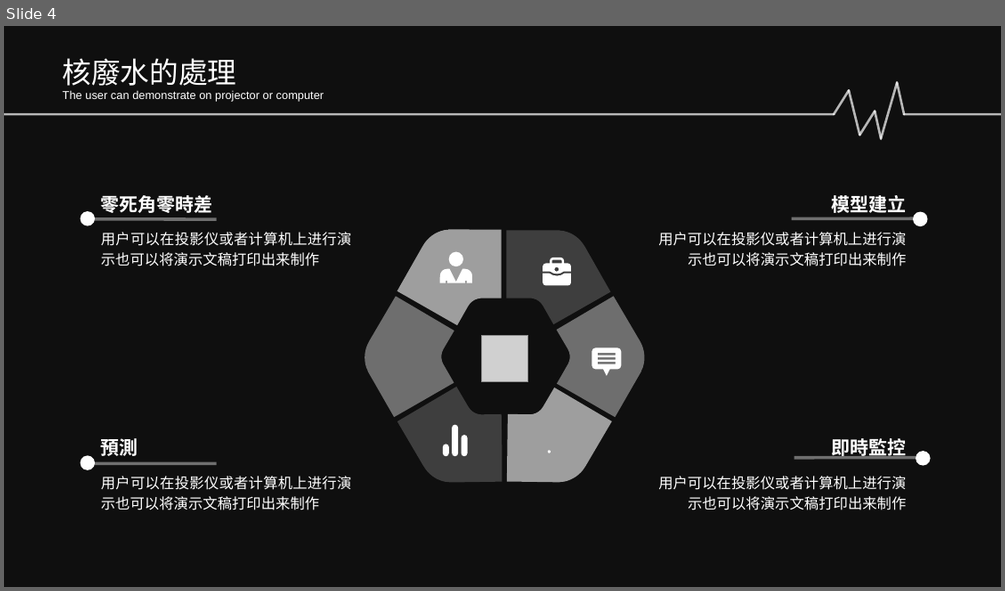
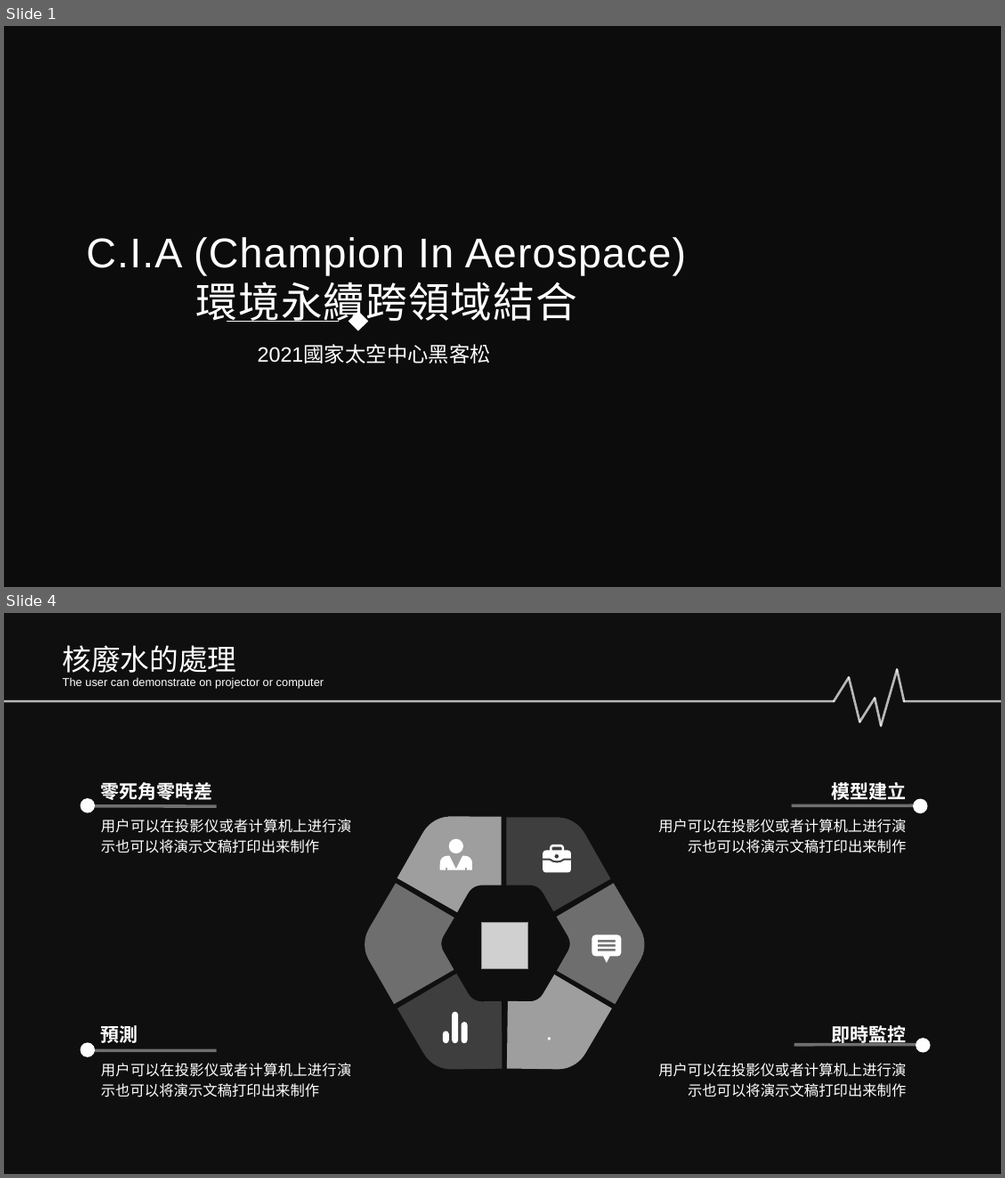
Before and after one commit to Sikako/hackthon, a slide deck: bigdata.pptx. Shown one above the other, each under a label of ours: slide 4 before the commit, slides 1 and 4 after it; the slides between them are not shown. The pictures are 1005x591 and 1005x1178 pixels, drawn with LibreOffice and Linux fonts; fonts in the diff are those of the drawing; grey boxes stand for pictures; background and template pictures are left out; a plain dark background stands for a picture behind light text. Boxes give left, top, right and bottom in pixels: in the first picture for what was removed or moved away, otherwise in the second. Text is boxed around its words. In the diff, an @@ line names an element or a change of style, - is before the commit and + after.

```diff
--- a/bigdata.pptx
+++ b/bigdata.pptx
@@ slide 1 added at (4,26,1001,587), background picture (left out); not listed: 1 template element that a slide beside it also shows @@
@@ rectangle added at (4,26,1001,587), fill #000000 at 20% opacity @@
@@ text added at (86,237,686,328), 40 pt, text #FFFFFF @@
+C.I.A (Champion In Aerospace)
+環境永續跨領域結合
@@ rectangle added at (348,311,368,331), fill #FFFFFF @@
@@ line added from (339, 321) to (226, 321), #FFFFFF 0.5 pt @@
@@ text added at (258,345,491,363), 20 pt, text #FFFFFF @@
+2021國家太空中心黑客松
@@ line added from (486, 321) to (379, 321), #F7FAFD 0.5 pt @@
```
Also in this commit, not shown: 2 slides changed, 1 slide removed.
